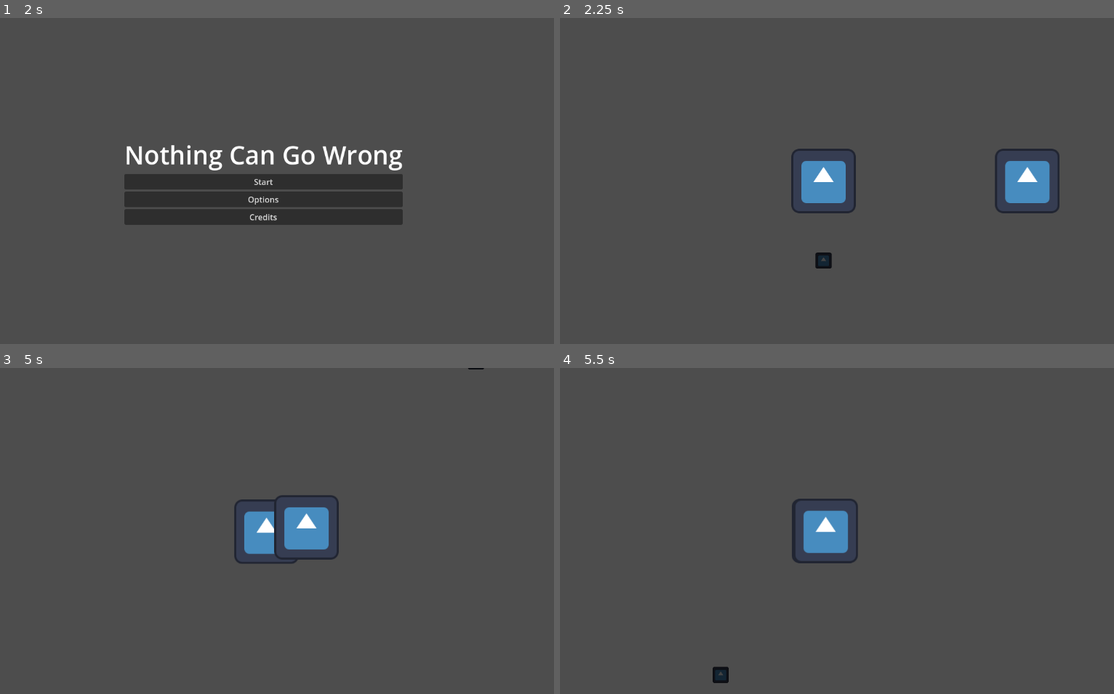
Above: before the commit, frames 1-4 (two rows, left to right).
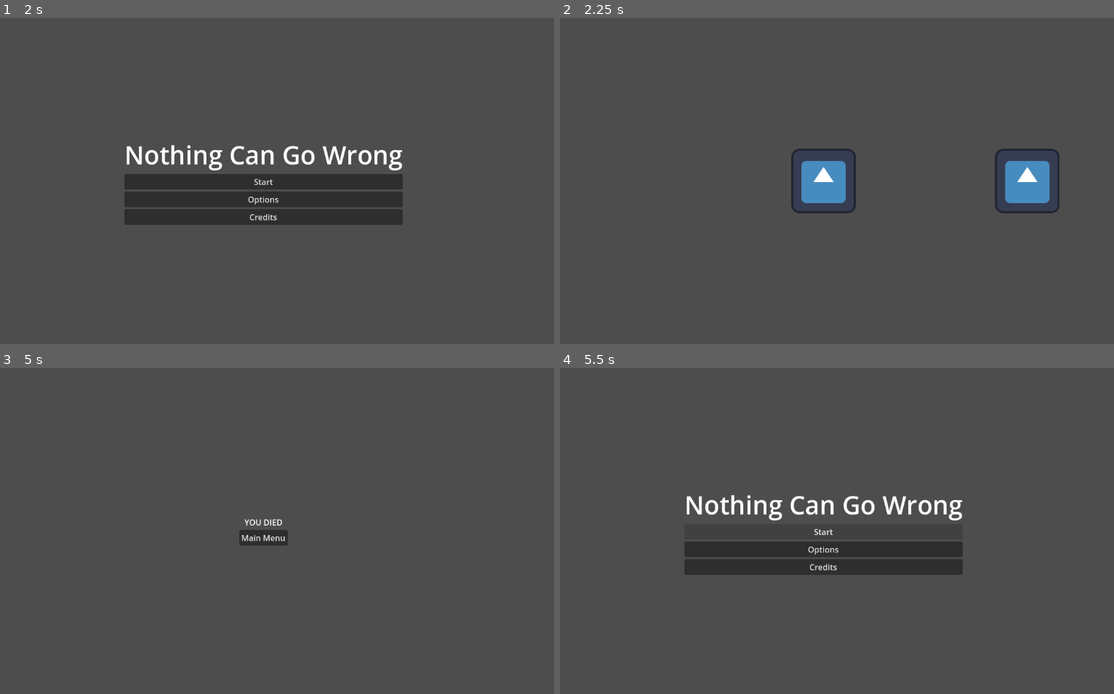
Above: after the commit, the same moments.

Repository: WinterAtne/Game-Jam
Game: Godot game, scene res://scenes/main.tscn
Same seed, same stepped clock (60 frames per second), same inputs: the game is played once before the commit and once after it. The engine's default icon, where the game draws it, is replaced by a stand-in: a white triangle on a blue panel in a dark square.
Inputs (mouse positions are in pixels of both pictures, inside the frame that each line leads up to):
- Up to frame 1 (2 s): click "Credits" at 0.5 s; click "Main Menu" at 1.25 s
- Up to frame 2 (2.25 s): click "Start" at 2 s
- Up to frame 3 (5 s): move the mouse to (393, 514) at 2.77 s; hold D (right) 2.78-3.53 s; click (393, 514) at 2.85 s; move the mouse to (149, 547) at 3.52 s; hold Down (down) 3.53-4.28 s; click (149, 547) at 3.6 s; move the mouse to (321, 459) at 4.27 s; hold D (right) from 4.28 s (still down); click (321, 459) at 4.35 s
- Up to frame 4 (5.5 s): release D (right) at 5 s; click (825, 537) at 5 s, where only the run after the commit has a clickable "Main Menu"

Frame 1 is identical in both runs. In frame 2, 0.1% of the frame differs, in the area x 46-50%, y 71-77%; in frame 3, 2.4%; in frame 4, 6.9%, in the area x 22-73%, y 38-97%.

Commit message:
Added player death screen

Diff:
--- a/scenes/main.gd
+++ b/scenes/main.gd
@@ -23,15 +23,21 @@
 	disable_gameplay()
 	%Credits.visible = true
 
+func load_death_screen() -> void:
+	disable_ui()
+	disable_gameplay()
+	%DeathScreen.visible = true
+
 func load_level() -> void:
 	disable_ui()
 	if level.get_parent() == null:
-		add_child(level)
+		add_child.call_deferred(level)
 
 func disable_ui() -> void:
 	%MainMenu.visible = false
 	%Credits.visible = false
+	%DeathScreen.visible = false
 
 func disable_gameplay() -> void:
 	if level.get_parent() == self:
-		remove_child(level)
+		remove_child.call_deferred(level)
--- a/scenes/main.tscn
+++ b/scenes/main.tscn
@@ -1,9 +1,10 @@
-[gd_scene load_steps=5 format=3 uid="uid://c46dertmd34yd"]
+[gd_scene load_steps=6 format=3 uid="uid://c46dertmd34yd"]
 
 [ext_resource type="Script" path="res://scenes/main.gd" id="1_vlr70"]
 [ext_resource type="PackedScene" uid="uid://bcp1yywo181cd" path="res://scenes/ui/main_menu.tscn" id="2_2ucyk"]
 [ext_resource type="PackedScene" uid="uid://c33c8c4k127jd" path="res://scenes/level.tscn" id="2_gxoi6"]
 [ext_resource type="PackedScene" uid="uid://b5dxatoq5gi2e" path="res://scenes/ui/credits.tscn" id="4_a46pt"]
+[ext_resource type="PackedScene" uid="uid://3mrfm35yqdr5" path="res://scenes/ui/death_screen.tscn" id="5_r7bqr"]
 
 [node name="Main" type="Node2D" node_paths=PackedStringArray("level")]
 script = ExtResource("1_vlr70")
@@ -18,9 +19,15 @@
 unique_name_in_owner = true
 visible = false
 
+[node name="DeathScreen" parent="." instance=ExtResource("5_r7bqr")]
+unique_name_in_owner = true
+visible = false
+
 [connection signal="button_down" from="MainMenu/CenterContainer/VBoxContainer/Start" to="." method="load_level"]
 [connection signal="button_down" from="MainMenu/CenterContainer/VBoxContainer/Credits" to="." method="load_credits"]
 [connection signal="button_down" from="Credits/Buttons/MainMenu" to="." method="load_main_menu"]
+[connection signal="button_down" from="DeathScreen/CenterContainer/VBoxContainer/Main Menu" to="." method="load_main_menu"]
 
 [editable path="MainMenu"]
 [editable path="Credits"]
+[editable path="DeathScreen"]
--- a/scenes/player.gd
+++ b/scenes/player.gd
@@ -37,7 +37,7 @@
 
 
 func _on_damageable_died() -> void:
-	print("I died")
+	Main.instance.load_death_screen()
 
 func _on_damageable_took_damage(attacker: Damager, new_health: int, direction: Vector2) -> void:
 	knockback = attacker.knockback * -direction
--- /dev/null
+++ b/scenes/ui/death_screen.tscn
@@ -0,0 +1,24 @@
+[gd_scene format=3 uid="uid://3mrfm35yqdr5"]
+
+[node name="DeathScreen" type="CanvasLayer"]
+
+[node name="CenterContainer" type="CenterContainer" parent="."]
+anchors_preset = 15
+anchor_right = 1.0
+anchor_bottom = 1.0
+grow_horizontal = 2
+grow_vertical = 2
+
+[node name="VBoxContainer" type="VBoxContainer" parent="CenterContainer"]
+layout_mode = 2
+
+[node name="SplashText" type="Label" parent="CenterContainer/VBoxContainer"]
+layout_mode = 2
+text = "you died"
+horizontal_alignment = 1
+uppercase = true
+
+[node name="Main Menu" type="Button" parent="CenterContainer/VBoxContainer"]
+layout_mode = 2
+text = "Main Menu
+"
